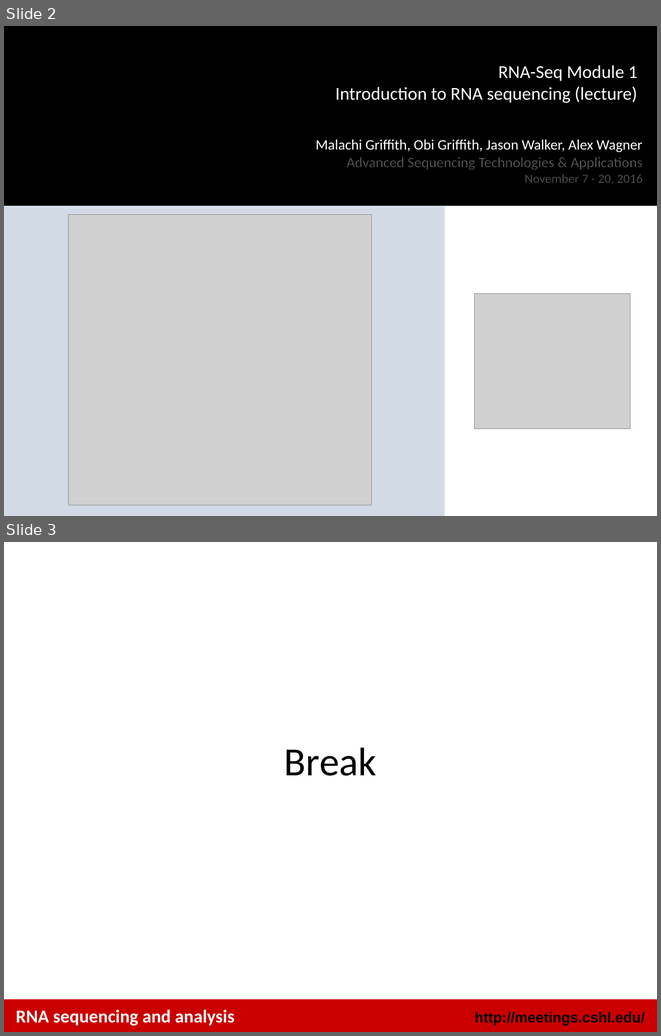
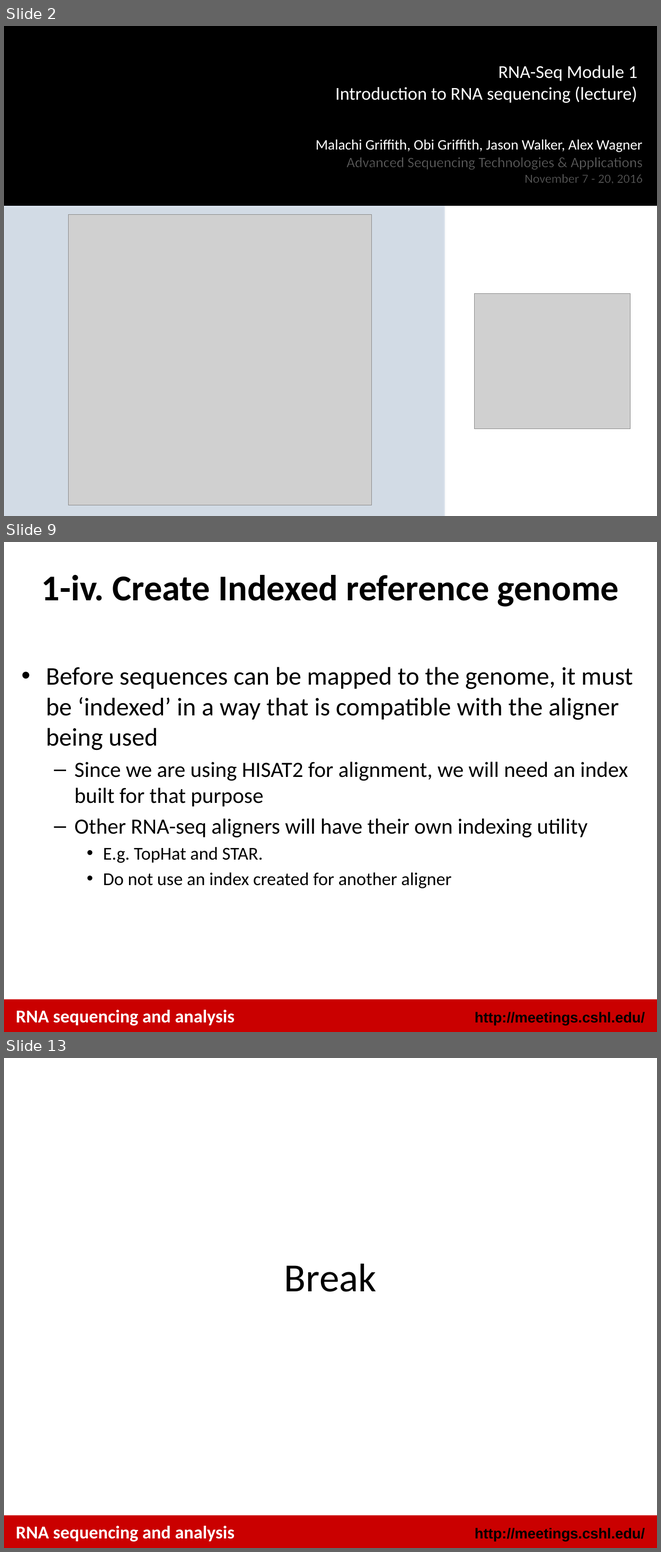
Before and after one commit to griffithlab/rnaseq_tutorial_wiki, a slide deck: LectureFiles/cshl/2016/RNASeq_Module1_Tutorial.pptx. Shown one above the other, each under a label of ours: slides 2 and 3 before the commit, slides 2, 9 and 13 after it; the slides between them are not shown. The pictures are 661x1036 and 661x1552 pixels, drawn with LibreOffice and Linux fonts; fonts in the diff are those of the drawing; grey boxes stand for pictures; background and template pictures are left out. Boxes give left, top, right and bottom in pixels: in the first picture for what was removed or moved away, otherwise in the second. Text is boxed around its words. In the diff, an @@ line names an element or a change of style, - is before the commit and + after.

```diff
--- a/LectureFiles/cshl/2016/RNASeq_Module1_Tutorial.pptx
+++ b/LectureFiles/cshl/2016/RNASeq_Module1_Tutorial.pptx
@@ slide 9 added at <box>4,542,657,1032</box>, background #FFFFFF; not listed: 2 template elements that a slide beside it also shows @@
@@ title added at <box>42,575,619,607</box>, 40 pt, text #000000, bold @@
+1-iv. Create Indexed reference genome
@@ text added at <box>46,667,633,888</box>, 24 pt, text #000000 @@
+• Before sequences can be mapped to the genome, it must be ‘indexed’ in a way that is compatible with the aligner being used
+  – Since we are using HISAT2 for alignment, we will need an index built for that purpose
+  – Other RNA-seq aligners will have their own indexing utility
+    • E.g. TopHat and STAR.
+    • Do not use an index created for another aligner
@@ text added at <box>16,1009,235,1025</box>, 20 pt, text #FFFFFF, bold @@
+RNA sequencing and analysis
@@ what was slide 3 is now slide 13 @@
```
Also in this commit, not shown: 9 other slides added, 1 other file.
